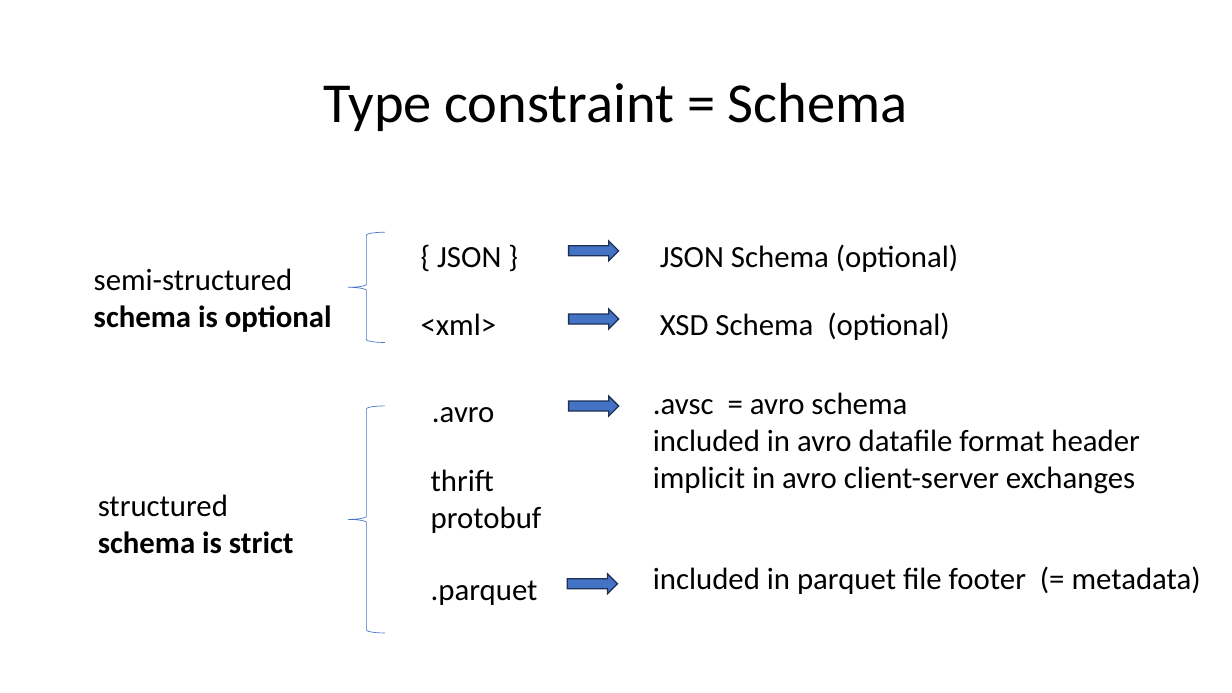
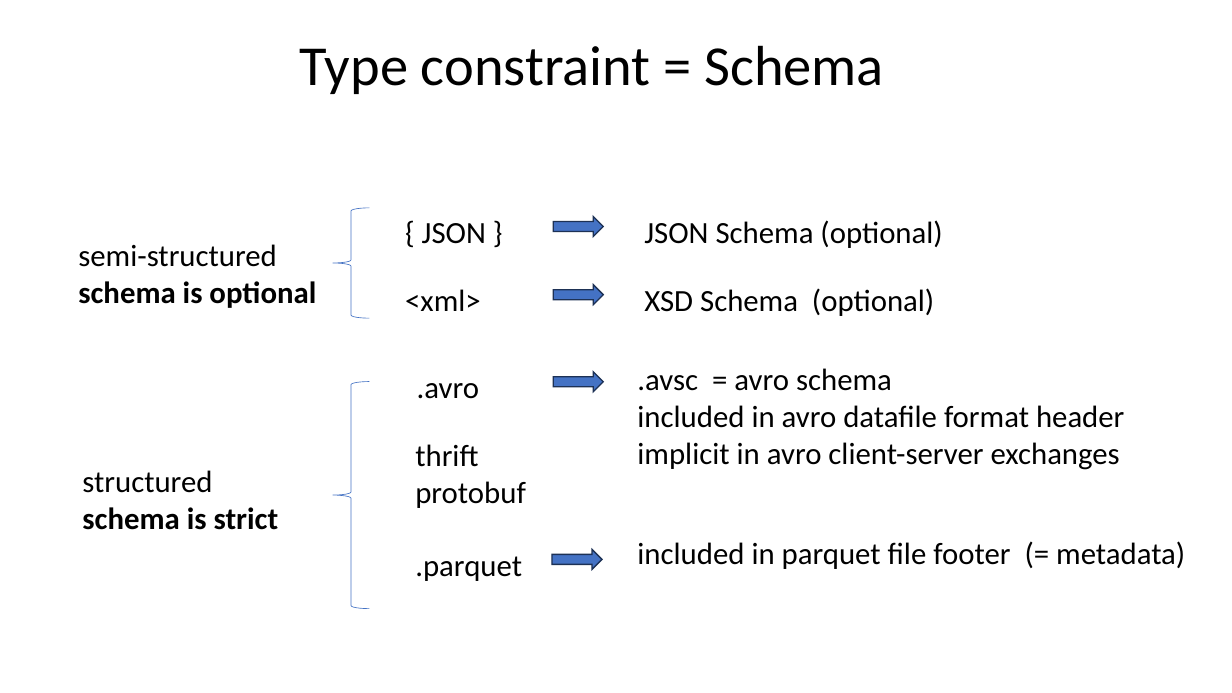
Before and after one commit to Arnaud-Nauwynck/presentations, a slide deck: slide 6 of pres-bigdata/8-Datalake-File-Format-Parquet.pptx. Drawn at 1232x693 pixels with LibreOffice and Linux fonts; fonts in the diff are those of the drawing. Boxes give left, top, right and bottom in pixels: in the first picture for what was removed or moved away, otherwise in the second. Text is boxed around its words. In the diff, an @@ line names an element or a change of style, - is before the commit and + after.

```diff
--- a/pres-bigdata/8-Datalake-File-Format-Parquet.pptx
+++ b/pres-bigdata/8-Datalake-File-Format-Parquet.pptx
@@ title "Type constraint = Schema": place and size @@
-title "Type constraint = Schema" at [324,82,908,131]
+title "Type constraint = Schema" at [300,45,884,94]
@@ 11 texts, 4 right arrows, 2 left braces: place and size @@
-11 texts, 4 right arrows, 2 left braces at [94,232,1201,633]
+11 texts, 4 right arrows, 2 left braces at [78,208,1185,609]
```
Also in this commit, not shown: 46 other slides changed, 8 slides added, 22 other files.
